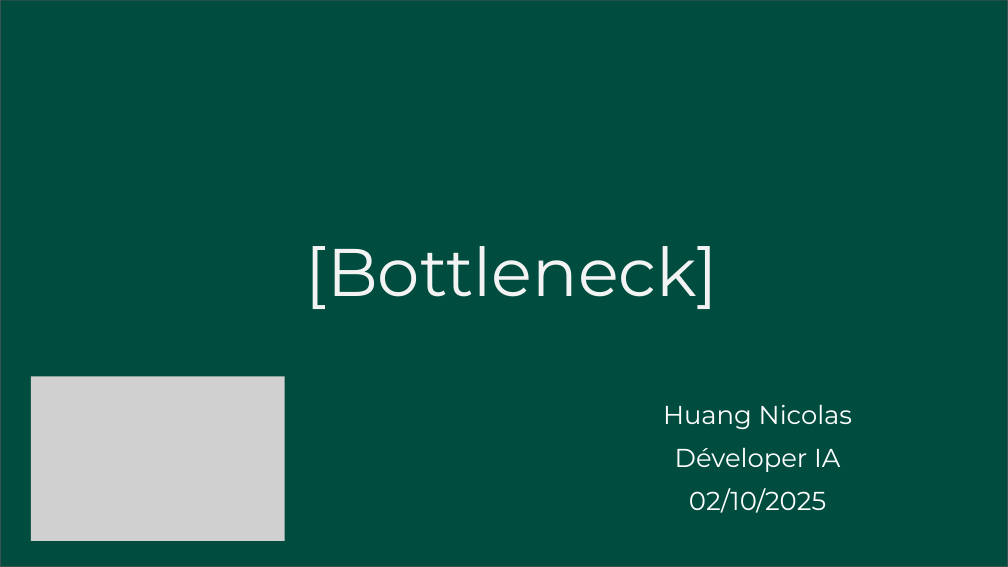
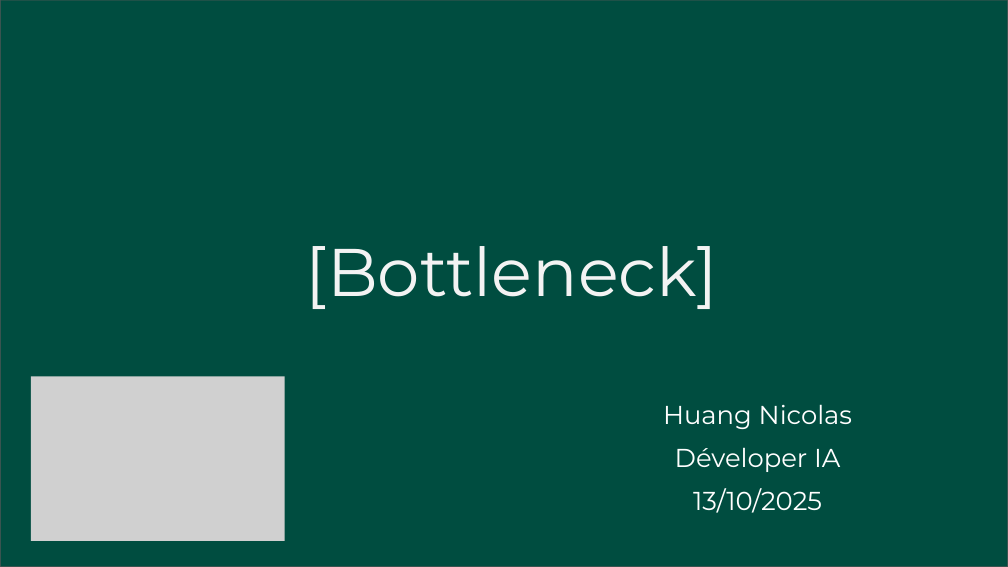
Before and after one commit to hNnicolas/P8_Gestion_donnee_boutique_python, a slide deck: slide 1 of Huang_Nicolas_2_Presentation_Bottleneck_102025.pptx. Drawn at 1008x567 pixels with LibreOffice and Linux fonts; fonts in the diff are those of the drawing; grey boxes stand for pictures. Boxes give left, top, right and bottom in pixels: in the first picture for what was removed or moved away, otherwise in the second. Text is boxed around its words. In the diff, an @@ line names an element or a change of style, - is before the commit and + after.

```diff
--- a/Huang_Nicolas_2_Presentation_Bottleneck_102025.pptx
+++ b/Huang_Nicolas_2_Presentation_Bottleneck_102025.pptx
@@ text at bbox=[693, 488, 822, 513]: text changed @@
-02/10/2025
+13/10/2025
```
Also in this commit, not shown: 4 other slides changed, 2 slides added, 15 other files.
